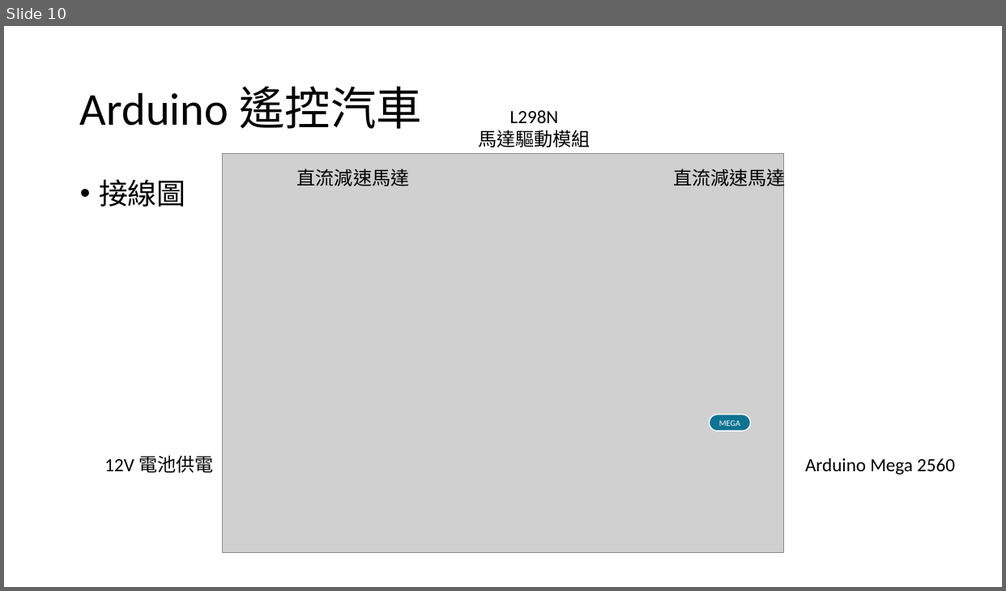
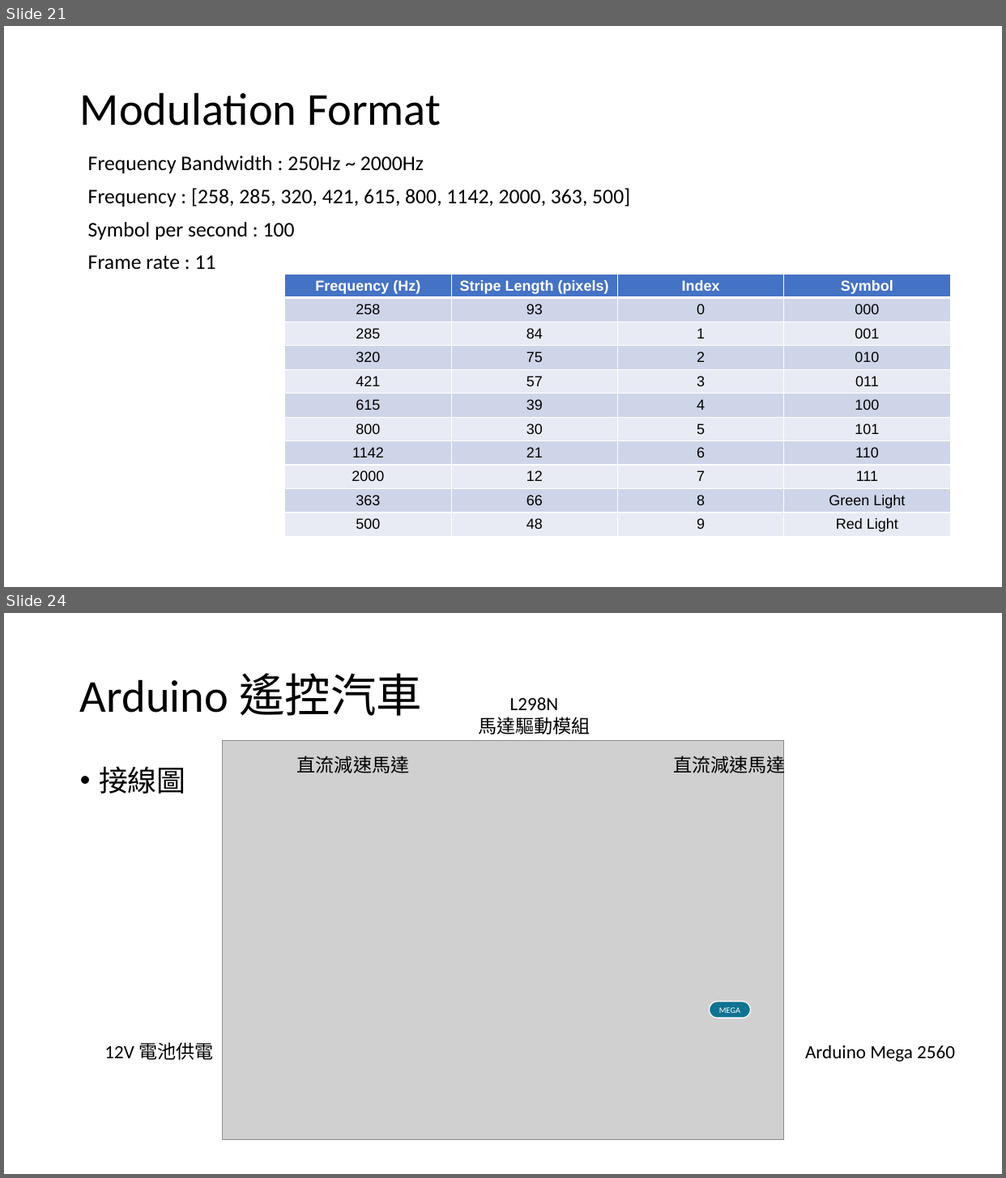
Before and after one commit to as468579/Intelligent-Vehicles-Introduction, a slide deck: final/智慧型汽車期末報告.pptx. Shown one above the other, each under a label of ours: slide 10 before the commit, slides 21 and 24 after it; the slides between them are not shown. The pictures are 1006x591 and 1006x1178 pixels, drawn with LibreOffice and Linux fonts; fonts in the diff are those of the drawing; grey boxes stand for pictures. Boxes give left, top, right and bottom in pixels: in the first picture for what was removed or moved away, otherwise in the second. Text is boxed around its words. In the diff, an @@ line names an element or a change of style, - is before the commit and + after.

```diff
--- a/final/智慧型汽車期末報告.pptx
+++ b/final/智慧型汽車期末報告.pptx
@@ slide 21 added at box(4, 26, 1002, 587), background #FFFFFF @@
@@ title added at box(80, 92, 441, 126), 44 pt, text #000000 @@
+Modulation Format
@@ text added at box(88, 156, 630, 269), 20 pt, text #000000 @@
+Frequency Bandwidth : 250Hz ~ 2000Hz
+Frequency : [258, 285, 320, 421, 615, 800, 1142, 2000, 363, 500]
+Symbol per second : 100
+Frame rate : 11
@@ table added at box(285, 274, 949, 548), 11 rows, 4 columns @@
+Frequency (Hz) | Stripe Length (pixels) | Index | Symbol
+258 | 93 | 0 | 000
+285 | 84 | 1 | 001
+320 | 75 | 2 | 010
+421 | 57 | 3 | 011
+615 | 39 | 4 | 100
+800 | 30 | 5 | 101
+1142 | 21 | 6 | 110
+2000 | 12 | 7 | 111
+363 | 66 | 8 | Green Light
+500 | 48 | 9 | Red Light
@@ what was slide 10 is now slide 24 @@
```
Also in this commit, not shown: 5 slides changed, 18 other slides added, 4 slides removed, 1 other file.
